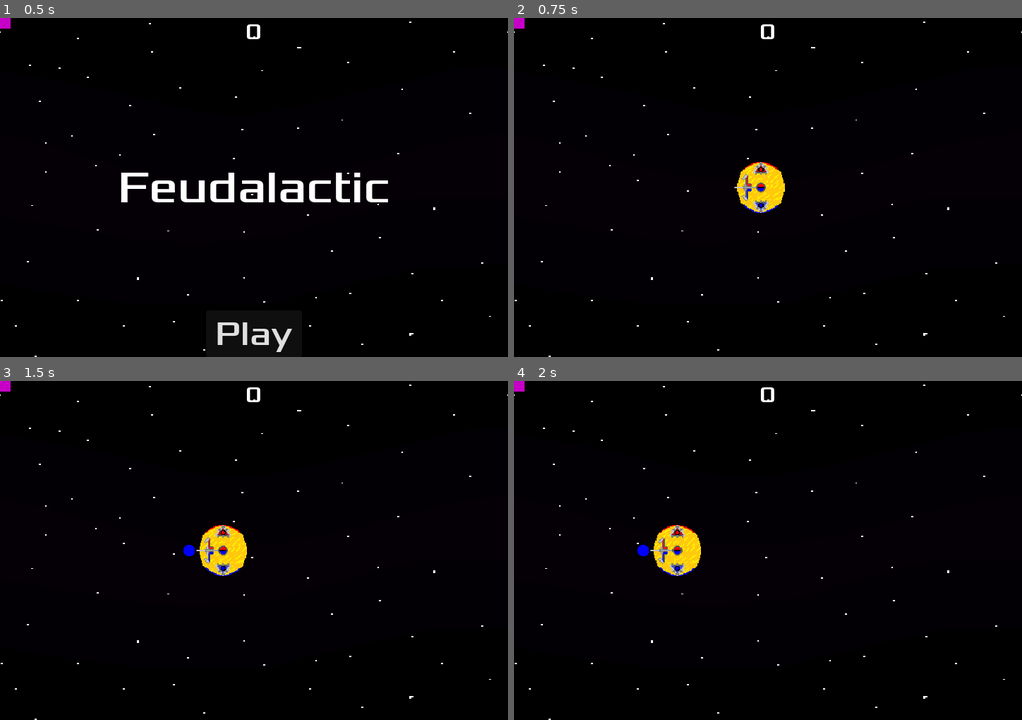
Above: before the commit, frames 1-4 (two rows, left to right).
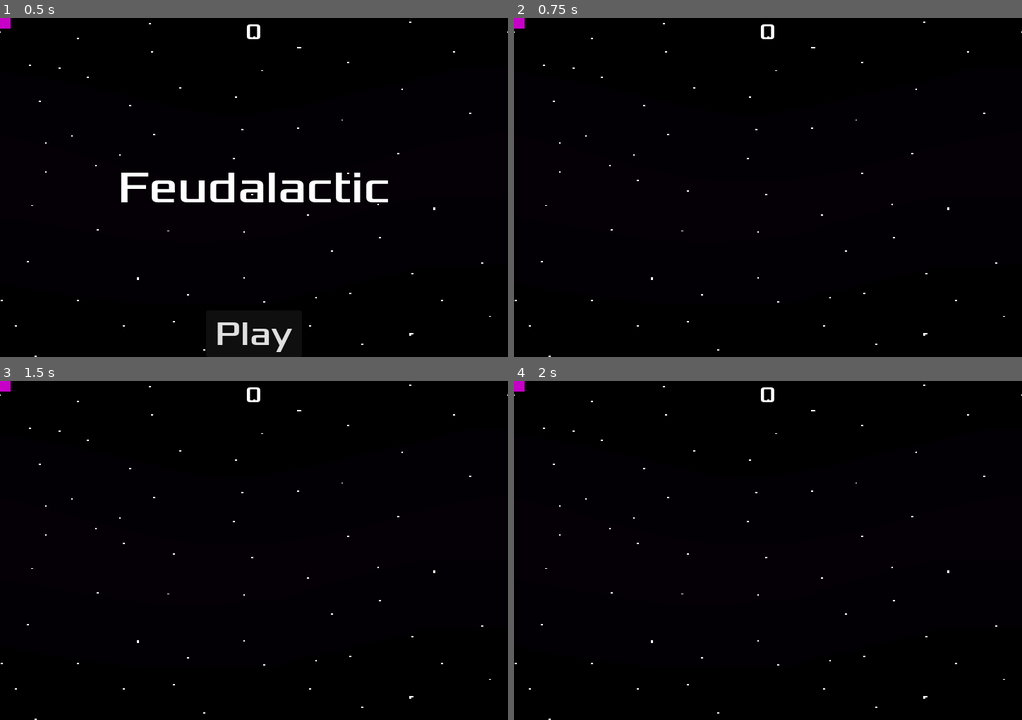
Above: after the commit, the same moments.

Repository: Austincain1006/MelonJam2024
Game: Godot game, scene res://debugScene.tscn
Two runs of this game, one before a commit and one after it. Both use one fixed random seed, a clock stepped at 60 frames per second and the inputs below. This scene is started directly instead of the project's main scene.
Inputs (mouse positions are in pixels of both pictures, inside the frame that each line leads up to):
- Up to frame 1 (0.5 s): no input
- Up to frame 2 (0.75 s): click "Play" at 0.5 s
- Up to frame 3 (1.5 s): tap Enter at 1.25 s; move the mouse to (228, 618) at 1.27 s; hold W (MoveForward) from 1.28 s (still down); hold Right mouse button (FireNegative) from 1.28 s (still down)
- Up to frame 4 (2 s): keep holding W (MoveForward); keep holding Right mouse button (FireNegative)

Frame 1 is identical in both runs. In frame 2, 1.1% of the frame differs, in the area x 43-54%, y 42-58%; in frame 3, 1.2%; in frame 4, 1.2%, in the area x 24-37%, y 42-58%.
Error after the commit: Attempt to call function 'play' in base 'null instance' on a null instance. (res://main.gd:66)

Commit message:
Added Music

Diff:
--- a/main.gd
+++ b/main.gd
@@ -63,6 +63,7 @@
 	$EnemySpawnTimer.start()
 	$Player.global_position = $Spawnpoint.global_position
 	$Player.rotation = 0
+	$MusicPlayer.play()
 	unFreezePlayer()
 	numEnemies = 0
 	score = 0
@@ -81,6 +82,7 @@
 	else:
 		$HUD.newHighScore = false
 
+	$MusicPlayer.stop()
 	$HUD.showGameOver()
 	$GameOverSound.play()
 
--- a/main.tscn
+++ b/main.tscn
@@ -7,6 +7,7 @@
 [ext_resource type="PackedScene" uid="uid://cn3iy67pv1sl8" path="res://enemy.tscn" id="4_y53f3"]
 [ext_resource type="AudioStream" uid="uid://bpthdmgbw27x5" path="res://Art/Sound/gameOver.wav" id="5_v86bp"]
 [ext_resource type="AudioStream" uid="uid://ce5oyu0pw6xi0" path="res://Art/Sound/explosion.wav" id="6_0tlkc"]
+[ext_resource type="AudioStream" uid="uid://0prckbu8g6gx" path="res://Art/Sound/Aries_Beats_-_OutRun.mp3" id="8_l8pvt"]
 
 [sub_resource type="Curve2D" id="Curve2D_rdftt"]
 _data = {
@@ -330,6 +331,9 @@
 stream = ExtResource("6_0tlkc")
 volume_db = 2.0
 
+[node name="MusicPlayer" type="AudioStreamPlayer" parent="."]
+stream = ExtResource("8_l8pvt")
+
 [connection signal="playerHit" from="Player" to="." method="_on_player_player_hit"]
 [connection signal="timeout" from="EnemySpawnTimer" to="." method="_on_enemy_spawn_timer_timeout"]
 [connection signal="playButtonPressed" from="HUD" to="." method="_on_hud_play_button_pressed"]
Not shown: 1 places in main.tscn that only renumber resources
